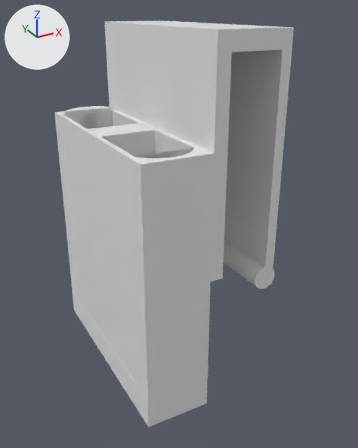
A saved change to the Blender file holder/pre-support.blend.
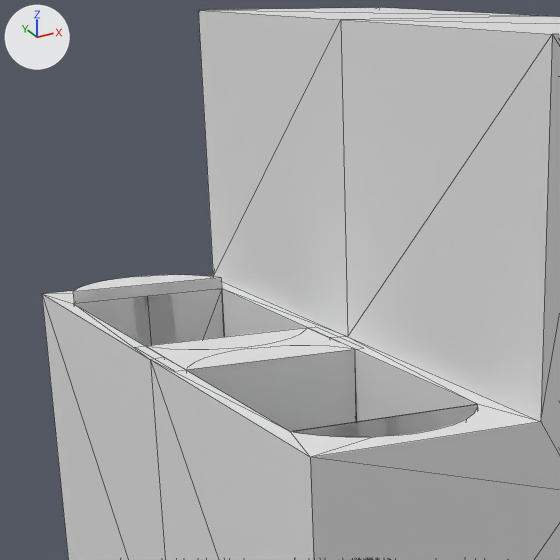
There are two pictures of each version: one whole from a camera (50 mm lens) standing at (-80.1, -135.4, 113.4) and looking at (-8.7, -5.6, 48.5), one close up on the part from 11% to 62% of the width and 4% to 44% of the height. The axes (+X, +Y, +Z) are drawn at upper left. The lights are the same throughout. The close-ups show mesh edges as thin lines.

The older version as bpy lines, for what is in view:
```python
me_cube = bpy.data.meshes.new('Cube')
me_cube.from_pydata(...)  # 42 vertices, 16 faces; spans x -1.0..1.0, y -1.0..1.0, z -1.0..2.87
me_holder = bpy.data.meshes.new('Holder')
me_holder.from_pydata(...)  # 956 vertices, 1908 faces; spans x -35.0..7.8, y -35.0..35.0, z -52.6..55.9
ob_divider = bpy.data.objects.new('divider', me_cube)
ob_divider.location = (-25.2, 0.0, 24.0)
ob_divider.scale = (9.36, -5.35, 19.6)
_m = ob_divider.modifiers.new('Boolean', 'BOOLEAN')
_m.object = ob_cylinder_left_inner
_m.solver = 'FLOAT'
_m = ob_divider.modifiers.new('Boolean.001', 'BOOLEAN')
_m.object = ob_cylinder_right_inner
_m.solver = 'FLOAT'
ob_holder = bpy.data.objects.new('Holder', me_holder)
ob_holder.location = (0.0, 0.0, 52.7)
_m = ob_holder.modifiers.new('Boolean', 'BOOLEAN')
_m.object = ob_cylinder_right_outer
_m.solver = 'FLOAT'
_m = ob_holder.modifiers.new('Boolean.001', 'BOOLEAN')
_m.object = ob_cylinder_left_outer
_m.solver = 'FLOAT'
```
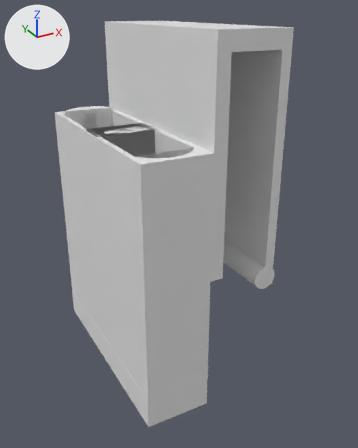
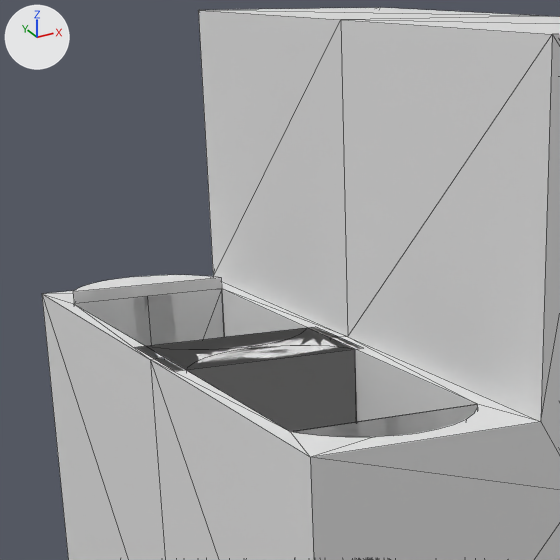
Commit message: yay so happy with holder

Where the change shows, as pixel boxes [x1, y1, x2, y2] in the close-ups (560 x 560 px):
'Holder', modifiers changed: [42, 7, 560, 560] in both
'divider', unchanged, covered by the edit: before [146, 328, 357, 432]; after [137, 327, 356, 432]

Diff of the bpy script that builds the scene:
```diff
--- a/holder/pre-support.blend.py
+++ b/holder/pre-support.blend.py
@@ ob_holder @@
 _m = ob_holder.modifiers.new('Boolean.001', 'BOOLEAN')
 _m.solver = 'FLOAT'
+_m = ob_holder.modifiers.new('Boolean.002', 'BOOLEAN')
+_m.object = ob_divider
+_m.operation = 'UNION'
+_m.solver = 'FLOAT'
```
